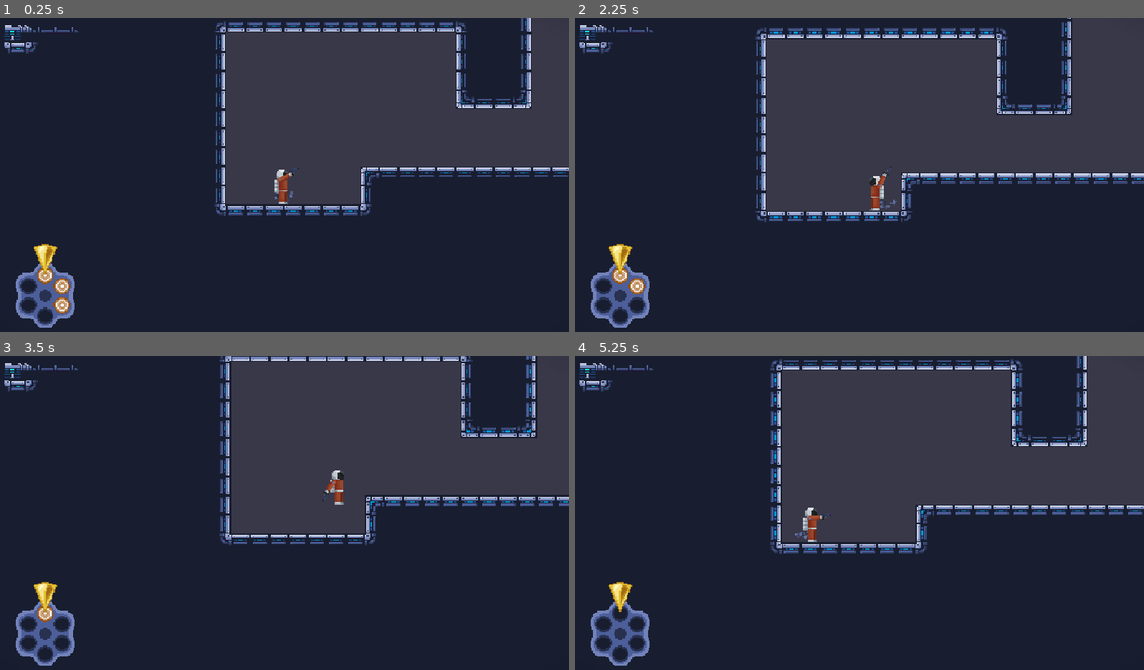
Above: before the commit, frames 1-4 (two rows, left to right).
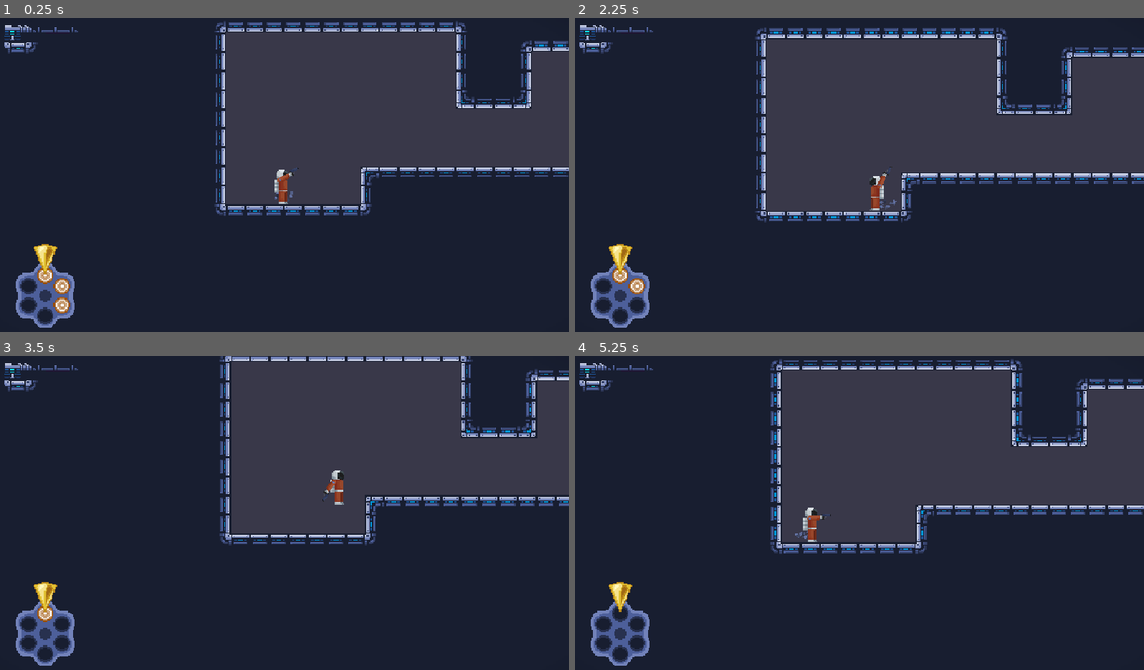
Above: after the commit, the same moments.

Repository: ygda-org/revolver
Game: Godot game, scene res://main/main.tscn
Same seed, same stepped clock (60 frames per second), same inputs: the game is played once before the commit and once after it. The engine's default icon, where the game draws it, is replaced by a stand-in: a white triangle on a blue panel in a dark square. Sound files missing from this copy of the repository are replaced by a short silence.
Inputs (mouse positions are in pixels of both pictures, inside the frame that each line leads up to):
- Up to frame 1 (0.25 s): no input
- Up to frame 2 (2.25 s): tap Enter (ui_accept) at 0.5 s; move the mouse to (984, 162) at 0.52 s; hold S (drop) 0.53-1.28 s; hold D (right) 0.53-2.03 s; tap Space (jump) at 0.77, 1.52 s; move the mouse to (740, 193) at 1.27 s; click (740, 193) at 1.35 s; move the mouse to (916, 109) at 2.02 s; hold A (left) from 2.03 s (still down); hold S (drop) from 2.03 s (still down)
- Up to frame 3 (3.5 s): move the mouse to (256, 582) at 2.77 s; release A (left) at 2.78 s; release S (drop) at 2.78 s; hold D (right) from 2.78 s (still down); click (256, 582) at 2.85 s; tap Space (jump) at 3.02 s
- Up to frame 4 (5.25 s): move the mouse to (1030, 566) at 3.52 s; hold S (drop) 3.53-4.28 s; tap Space (jump) at 3.77, 4.52 s; move the mouse to (683, 469) at 4.27 s; release D (right) at 4.28 s; hold A (left) 4.28-5.03 s; click (683, 469) at 4.35 s; move the mouse to (887, 516) at 5.02 s; hold D (right) from 5.03 s (still down); hold S (drop) from 5.03 s (still down)

The runs differ from the first frame. In frame 1, 0.8% of the frame differs, in the area x 87-100%, y 0-29%; in frame 2, 1.8%, in the area x 80-100%, y 0-31%; in frame 3, 0.6%; in frame 4, 1.2%.

Commit message:
wtfriggerton

Diff:
--- a/levels/level.gd
+++ b/levels/level.gd
@@ -5,7 +5,7 @@
 var start_room : PackedScene = preload("res://levels/start_end_rooms/t_room_start.tscn")
 var end_room : PackedScene = preload("res://levels/start_end_rooms/t_room_end.tscn")
 
-var level_length : int = 1
+var level_length : int = 3
 
 const ROOMS_PATH : String = "res://levels/finalized_levels/"
 
